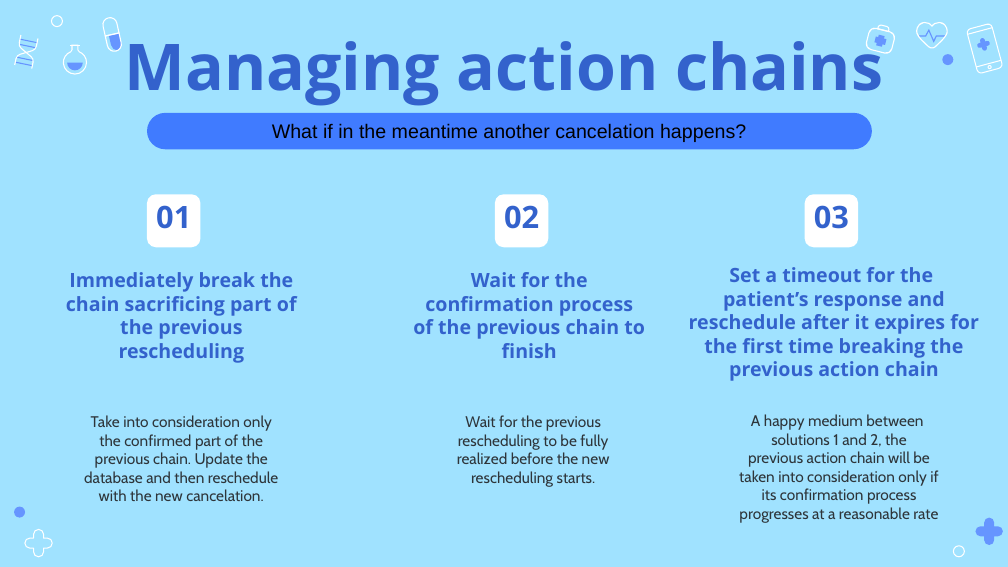
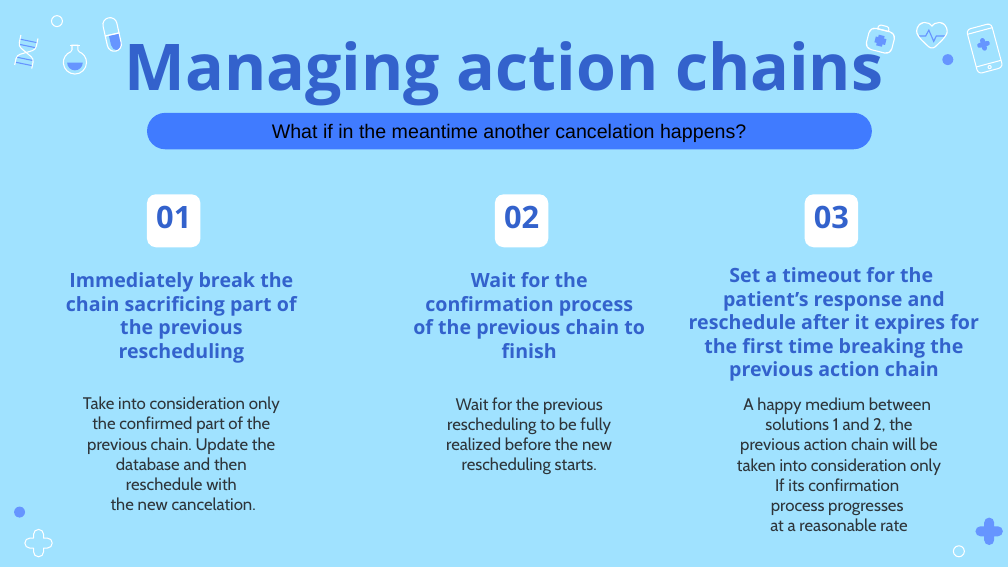
Before and after one commit to StavrosKanias/Medical_Appointment_Rescheduling_App, a slide deck: slide 44 of ENIGMA 2023/Presentation.pptx (slide 42 before the commit). Drawn at 1008x567 pixels with LibreOffice and Linux fonts; fonts in the diff are those of the drawing. Boxes give left, top, right and bottom in pixels: in the first picture for what was removed or moved away, otherwise in the second. Text is boxed around its words. In the diff, an @@ line names an element or a change of style, - is before the commit and + after.

```diff
--- a/ENIGMA 2023/Presentation.pptx
+++ b/ENIGMA 2023/Presentation.pptx
@@ subtitle "Take into consideration only": place and size @@
-subtitle "Take into consideration only" at [84, 415, 278, 501]
+subtitle "Take into consideration only" at [83, 396, 280, 510]
@@ text "Wait for the previous": place and size @@
-text "Wait for the previous" at [457, 415, 610, 487]
+text "Wait for the previous" at [446, 397, 612, 474]
@@ text "Wait for the previous" at [446, 397, 612, 474]: size 11 to 12 pt @@
@@ text "A happy medium between": place and size @@
-text "A happy medium between" at [739, 414, 938, 523]
+text "A happy medium between" at [737, 397, 941, 531]
@@ subtitle at [83, 396, 280, 454]: size 11 to 12 pt in "Take into consideration only", "the confirmed part of the", "previous chain. Update the" @@
@@ text at [740, 397, 938, 454]: size 11 to 12 pt in "A happy medium between", "solutions 1 and 2, the", "previous action chain will be" @@
@@ subtitle at [111, 457, 256, 510]: text changed; size 11 to 12 pt @@
-database and then reschedule
-with the new cancelation.
+database and then
+reschedule with
+the new cancelation.
@@ text at [737, 458, 941, 531]: text changed; size 11 to 12 pt @@
-taken into consideration only if
-its confirmation process
-progresses at a reasonable rate
+taken into consideration only
+If its confirmation
+process progresses
+at a reasonable rate
```
Also in this commit, not shown: 6 other slides changed, 3 slides added, 36 other files.
